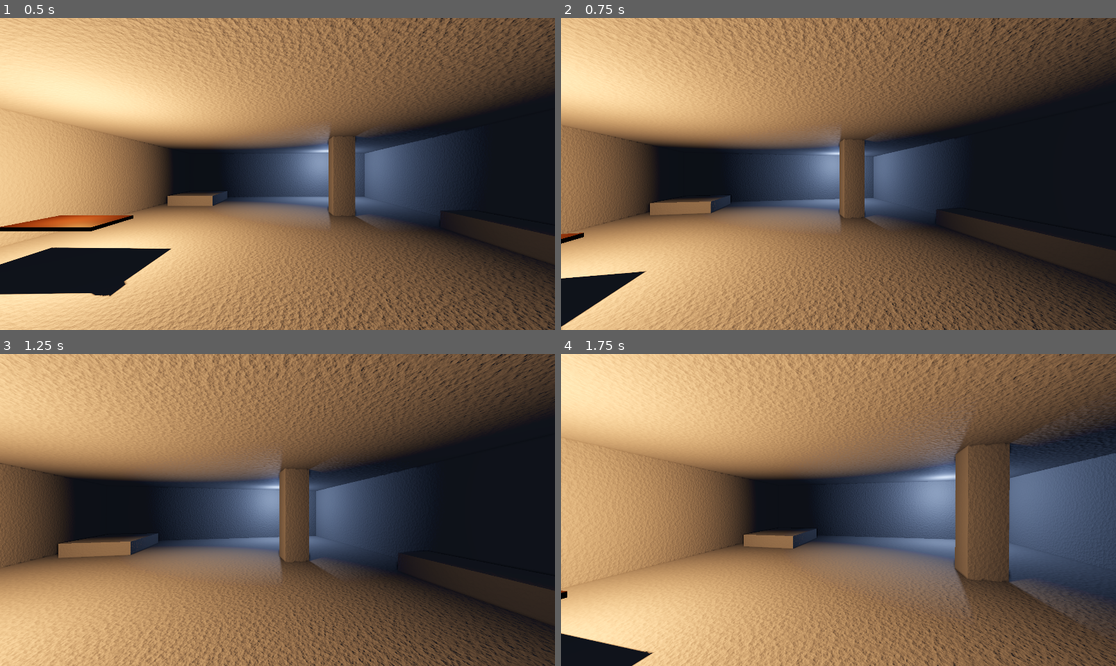
Above: before the commit, frames 1-4 (two rows, left to right).
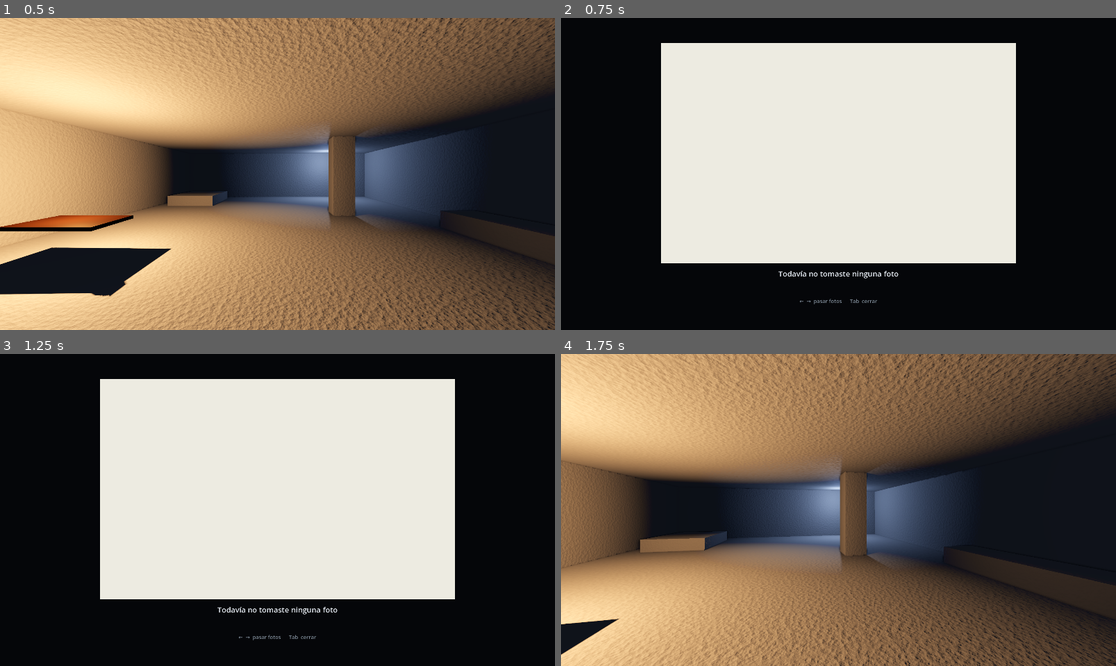
Above: after the commit, the same moments.

Repository: mateomerino14/espejo
Game: Godot game, scene res://src/world/test_room/test_room.tscn
Two runs of this game, one before a commit and one after it. Both use one fixed random seed, a clock stepped at 60 frames per second and the inputs below.
Inputs (mouse positions are in pixels of both pictures, inside the frame that each line leads up to):
- Up to frame 1 (0.5 s): no input
- Up to frame 2 (0.75 s): tap Enter at 0.5 s; move the mouse to (866, 174) at 0.52 s; hold W (move_forward) from 0.53 s (still down); hold Tab (album) from 0.53 s (still down)
- Up to frame 3 (1.25 s): keep holding W (move_forward); keep holding Tab (album)
- Up to frame 4 (1.75 s): keep holding W (move_forward); move the mouse to (810, 510) at 1.27 s; release Tab (album) at 1.28 s; tap Tab (album) at 1.35 s

Frame 1 is identical in both runs. In frame 2, 90% of the frame differs, in the area x 0-100%, y 0-100%; in frame 3, 90%; in frame 4, 63%.

Commit message:
feat: Agrega una inscripción oculta en la sala de prueba

Diff:
--- a/src/world/test_room/test_room.tscn
+++ b/src/world/test_room/test_room.tscn
@@ -2,6 +2,9 @@
 
 [ext_resource type="PackedScene" path="res://src/player/player.tscn" id="1_player"]
 [ext_resource type="PackedScene" path="res://src/ui/hud/hud.tscn" id="2_hud"]
+[ext_resource type="PackedScene" path="res://src/ui/viewfinder/viewfinder.tscn" id="3_viewfinder"]
+[ext_resource type="PackedScene" path="res://src/ui/album/album.tscn" id="4_album"]
+[ext_resource type="Script" path="res://src/photography/photo_subject.gd" id="5_subject"]
 
 [sub_resource type="FastNoiseLite" id="FastNoiseLite_salt"]
 noise_type = 2
@@ -91,7 +94,24 @@
 shadow_enabled = true
 omni_range = 8.0
 
+[node name="Inscription" type="Label3D" parent="."]
+transform = Transform3D(1, 0, 0, 0, 1, 0, 0, 0, 1, -1.5, 1.7, -7.97)
+layers = 1024
+modulate = Color(0.55, 0.08, 0.06, 1)
+outline_modulate = Color(0, 0, 0, 0)
+text = "NO MIRES EL AGUA"
+font_size = 96
+outline_size = 0
+
+[node name="InscriptionSubject" type="Node3D" parent="Inscription"]
+script = ExtResource("5_subject")
+caption = "En la pared hay algo escrito que no estaba ahí: «no mires el agua»."
+
 [node name="Player" parent="." instance=ExtResource("1_player")]
 transform = Transform3D(1, 0, 0, 0, 1, 0, 0, 0, 1, 0, 0.05, 6)
 
 [node name="Hud" parent="." instance=ExtResource("2_hud")]
+
+[node name="Viewfinder" parent="." instance=ExtResource("3_viewfinder")]
+
+[node name="Album" parent="." instance=ExtResource("4_album")]
